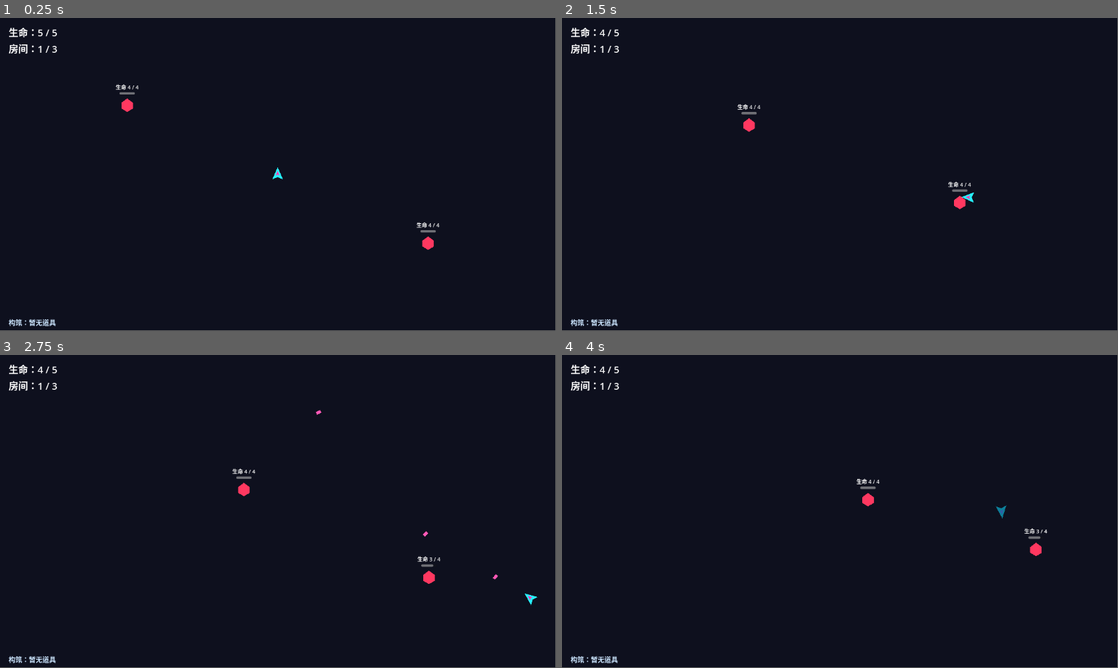
Above: before the commit, frames 1-4 (two rows, left to right).
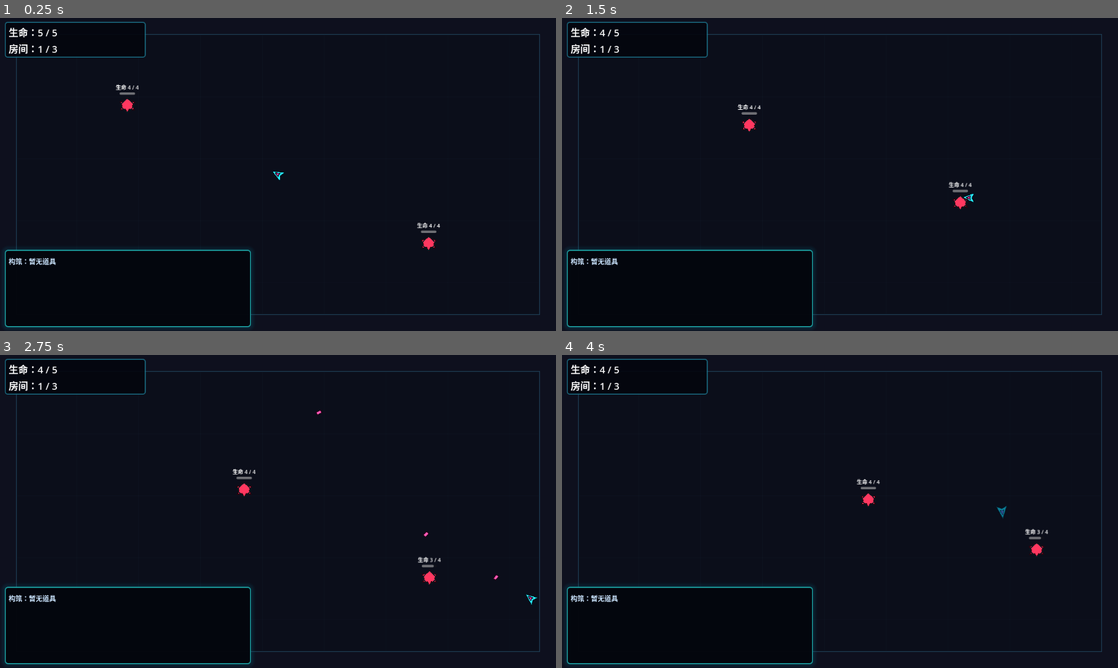
Above: after the commit, the same moments.

Repository: ngucua02-arch/UGDS_PixelRoguelike_game
Game: Godot game, scene res://scenes/main/Main.tscn
Same seed, same stepped clock (60 frames per second), same inputs: the game is played once before the commit and once after it.
Inputs (mouse positions are in pixels of both pictures, inside the frame that each line leads up to):
- Up to frame 1 (0.25 s): no input
- Up to frame 2 (1.5 s): tap Enter at 0.5 s; move the mouse to (962, 158) at 0.52 s; hold D (move_right) 0.53-1.28 s; tap Space (dodge) at 0.6, 1.35 s; move the mouse to (728, 190) at 1.27 s; hold S (move_down) from 1.28 s (still down)
- Up to frame 3 (2.75 s): move the mouse to (333, 442) at 2.02 s; release S (move_down) at 2.03 s; press the mouse at (333, 442) at 2.03 s; hold D (move_right) from 2.03 s (still down); tap Space (dodge) at 2.3 s
- Up to frame 4 (4 s): move the mouse to (812, 574) at 2.77 s; release D (move_right) at 2.78 s; release the mouse at (812, 574) at 2.78 s; hold W (move_up) 2.78-3.53 s; tap Enter at 2.85 s; tap Space (dodge) at 3.05, 3.8 s; move the mouse to (1006, 558) at 3.52 s; hold A (move_left) from 3.53 s (still down); tap Keypad Enter at 3.6 s
In our replay, the window is 799x449 before the commit and 800x450 after it. These sizes can differ from the game's own. Grey fills any space a smaller window leaves; there, only what the larger window draws over its background counts as a difference.

The runs differ from the first frame. In frame 1, 1.7% of the frame differs, in the area x 0-98%, y 1-99%; in frame 2, 1.7%; in frame 3, 1.7%; in frame 4, 1.7%.

Commit message:
style: polish neon roguelike placeholder visuals

Diff:
--- a/project.godot
+++ b/project.godot
@@ -8,6 +8,14 @@
 config/name="Neon Roguelike Prototype"
 config/description="A top-down pixel-art roguelike prototype focused on room combat and item builds."
 run/main_scene="res://scenes/main/Main.tscn"
+
+[display]
+window/size/viewport_width=1152
+window/size/viewport_height=648
+window/size/window_width_override=1152
+window/size/window_height_override=648
+window/stretch/mode="canvas_items"
+window/stretch/scale_mode="integer"
 
 [input]
 
@@ -45,4 +53,4 @@
 renderer/rendering_method="gl_compatibility"
 renderer/rendering_method.mobile="gl_compatibility"
 textures/default_filters/use_nearest_mipmap_filter=false
-textures/canvas_textures/default_texture_filter=0
+textures/canvas_textures/default_texture_filter=1
--- a/scenes/combat/EnemyProjectile.tscn
+++ b/scenes/combat/EnemyProjectile.tscn
@@ -18,3 +18,10 @@
 [node name="Visual" type="Polygon2D" parent="."]
 color = Color(1, 0.68, 0.18, 1)
 polygon = PackedVector2Array(0, -7, 4, -4, 7, 0, 4, 4, 0, 7, -4, 4, -7, 0, -4, -4)
+
+[node name="Outline" type="Line2D" parent="."]
+z_index = 1
+width = 1.5
+default_color = Color(0.14, 0.055, 0.005, 1)
+closed = true
+points = PackedVector2Array(0, -7, 4, -4, 7, 0, 4, 4, 0, 7, -4, 4, -7, 0, -4, -4)
--- a/scenes/combat/Projectile.tscn
+++ b/scenes/combat/Projectile.tscn
@@ -18,3 +18,10 @@
 [node name="Visual" type="Polygon2D" parent="."]
 color = Color(1, 0.35, 0.72, 1)
 polygon = PackedVector2Array(-3, -5, 3, -5, 3, 5, -3, 5)
+
+[node name="Outline" type="Line2D" parent="."]
+z_index = 1
+width = 1.5
+default_color = Color(0.16, 0.015, 0.1, 1)
+closed = true
+points = PackedVector2Array(-3, -5, 3, -5, 3, 5, -3, 5)
--- a/scenes/enemies/Boss.tscn
+++ b/scenes/enemies/Boss.tscn
@@ -17,13 +17,28 @@
 color = Color(0.92, 0.15, 0.68, 1)
 polygon = PackedVector2Array(0, -31, 23, -23, 31, 0, 23, 23, 0, 31, -23, 23, -31, 0, -23, -23)
 
+[node name="BodyOutline" type="Line2D" parent="."]
+z_index = 1
+width = 3.0
+default_color = Color(0.12, 0.01, 0.09, 1)
+closed = true
+points = PackedVector2Array(0, -31, 23, -23, 31, 0, 23, 23, 0, 31, -23, 23, -31, 0, -23, -23)
+
 [node name="Core" type="Polygon2D" parent="."]
 color = Color(1, 0.82, 0.2, 1)
 polygon = PackedVector2Array(0, -13, 10, 0, 0, 13, -10, 0)
 
+[node name="CoreOutline" type="Line2D" parent="."]
+z_index = 2
+width = 2.0
+default_color = Color(0.12, 0.04, 0.005, 1)
+closed = true
+points = PackedVector2Array(0, -13, 10, 0, 0, 13, -10, 0)
+
 [node name="AttackTelegraph" type="Line2D" parent="."]
 visible = false
-z_index = -1
+z_index = 3
+antialiased = false
 width = 5.0
 default_color = Color(1, 0.3, 0.55, 0.9)
 points = PackedVector2Array(0, 0, 280, 0)
--- a/scenes/enemies/Enemy.tscn
+++ b/scenes/enemies/Enemy.tscn
@@ -18,16 +18,31 @@
 
 [node name="MeleeBody" type="Polygon2D" parent="."]
 color = Color(1, 0.22, 0.38, 1)
-polygon = PackedVector2Array(0, -14, 12, -5, 12, 7, 0, 14, -12, 7, -12, -5)
+polygon = PackedVector2Array(0, -16, 8, -9, 15, -7, 11, 1, 14, 9, 4, 8, 0, 16, -4, 8, -14, 9, -11, 1, -15, -7, -8, -9)
+
+[node name="MeleeOutline" type="Line2D" parent="."]
+z_index = 1
+width = 2.0
+default_color = Color(0.16, 0.015, 0.055, 1)
+closed = true
+points = PackedVector2Array(0, -16, 8, -9, 15, -7, 11, 1, 14, 9, 4, 8, 0, 16, -4, 8, -14, 9, -11, 1, -15, -7, -8, -9)
 
 [node name="RangedBody" type="Polygon2D" parent="."]
 visible = false
 color = Color(0.2, 0.96, 1, 1)
 polygon = PackedVector2Array(0, -15, 8, -8, 15, 0, 8, 8, 0, 15, -8, 8, -15, 0, -8, -8)
 
+[node name="RangedOutline" type="Line2D" parent="."]
+z_index = 1
+width = 2.0
+default_color = Color(0.01, 0.09, 0.12, 1)
+closed = true
+points = PackedVector2Array(0, -15, 8, -8, 15, 0, 8, 8, 0, 15, -8, 8, -15, 0, -8, -8)
+
 [node name="AttackTelegraph" type="Line2D" parent="."]
 visible = false
-z_index = -1
+z_index = 3
+antialiased = false
 width = 3.0
 default_color = Color(1, 0.68, 0.18, 0.85)
 points = PackedVector2Array(0, 0, 360, 0)
--- a/scenes/main/Main.tscn
+++ b/scenes/main/Main.tscn
@@ -1,11 +1,46 @@
-[gd_scene load_steps=2 format=3]
+[gd_scene load_steps=5 format=3]
 
 [ext_resource type="Script" path="res://scripts/main/Main.gd" id="1_main"]
+
+[sub_resource type="StyleBoxFlat" id="StyleBoxFlat_status"]
+bg_color = Color(0.012, 0.022, 0.052, 0.9)
+border_color = Color(0.12, 0.52, 0.62, 0.75)
+border_width_left = 2
+border_width_top = 2
+border_width_right = 2
+border_width_bottom = 2
+corner_radius_top_left = 5
+corner_radius_top_right = 5
+corner_radius_bottom_right = 5
+corner_radius_bottom_left = 5
+content_margin_left = 7.0
+content_margin_top = 5.0
+content_margin_right = 7.0
+content_margin_bottom = 5.0
+
+[sub_resource type="StyleBoxFlat" id="StyleBoxFlat_bar_bg"]
+bg_color = Color(0.06, 0.025, 0.07, 0.95)
+border_color = Color(0.4, 0.12, 0.3, 1)
+border_width_left = 1
+border_width_top = 1
+border_width_right = 1
+border_width_bottom = 1
+
+[sub_resource type="StyleBoxFlat" id="StyleBoxFlat_bar_fill"]
+bg_color = Color(0.98, 0.19, 0.52, 1)
 
 [node name="Main" type="Node2D"]
 script = ExtResource("1_main")
 
 [node name="Overlay" type="CanvasLayer" parent="."]
+
+[node name="StatusBacking" type="Panel" parent="Overlay"]
+offset_left = 10.0
+offset_top = 8.0
+offset_right = 302.0
+offset_bottom = 82.0
+mouse_filter = 2
+theme_override_styles/panel = SubResource("StyleBoxFlat_status")
 
 [node name="HealthLabel" type="Label" parent="Overlay"]
 offset_left = 18.0
@@ -50,3 +85,5 @@
 show_percentage = false
 max_value = 40.0
 value = 40.0
+theme_override_styles/background = SubResource("StyleBoxFlat_bar_bg")
+theme_override_styles/fill = SubResource("StyleBoxFlat_bar_fill")
--- a/scenes/player/Player.tscn
+++ b/scenes/player/Player.tscn
@@ -17,6 +17,20 @@
 color = Color(0.15, 0.95, 1, 1)
 polygon = PackedVector2Array(0, -15, 11, 11, 0, 6, -11, 11)
 
+[node name="BodyOutline" type="Line2D" parent="."]
+z_index = 1
+width = 2.0
+default_color = Color(0.015, 0.07, 0.12, 1)
+closed = true
+points = PackedVector2Array(0, -15, 11, 11, 0, 6, -11, 11)
+
 [node name="Core" type="Polygon2D" parent="."]
 color = Color(1, 0.25, 0.7, 1)
 polygon = PackedVector2Array(0, -7, 4, 3, 0, 1, -4, 3)
+
+[node name="CoreOutline" type="Line2D" parent="."]
+z_index = 2
+width = 1.5
+default_color = Color(0.12, 0.015, 0.09, 1)
+closed = true
+points = PackedVector2Array(0, -7, 4, 3, 0, 1, -4, 3)
--- a/scenes/rooms/Room.tscn
+++ b/scenes/rooms/Room.tscn
@@ -16,6 +16,103 @@
 z_index = -10
 color = Color(0.055, 0.065, 0.12, 1)
 polygon = PackedVector2Array(0, 0, 1152, 0, 1152, 648, 0, 648)
+
+[node name="ArenaInset" type="Polygon2D" parent="."]
+z_index = -9
+color = Color(0.045, 0.055, 0.105, 1)
+polygon = PackedVector2Array(34, 34, 1118, 34, 1118, 614, 34, 614)
+
+[node name="ArenaFrame" type="Line2D" parent="."]
+z_index = -8
+width = 2.0
+default_color = Color(0.12, 0.25, 0.34, 0.85)
+closed = true
+antialiased = false
+points = PackedVector2Array(34, 34, 1118, 34, 1118, 614, 34, 614)
+
+[node name="GridV1" type="Line2D" parent="."]
+z_index = -8
+width = 1.0
+default_color = Color(0.2, 0.3, 0.42, 0.08)
+antialiased = false
+points = PackedVector2Array(160, 36, 160, 612)
+
+[node name="GridV2" type="Line2D" parent="."]
+z_index = -8
+width = 1.0
+default_color = Color(0.2, 0.3, 0.42, 0.08)
+antialiased = false
+points = PackedVector2Array(288, 36, 288, 612)
+
+[node name="GridV3" type="Line2D" parent="."]
+z_index = -8
+width = 1.0
+default_color = Color(0.2, 0.3, 0.42, 0.08)
+antialiased = false
+points = PackedVector2Array(416, 36, 416, 612)
+
+[node name="GridV4" type="Line2D" parent="."]
+z_index = -8
+width = 1.0
+default_color = Color(0.2, 0.3, 0.42, 0.08)
+antialiased = false
+points = PackedVector2Array(544, 36, 544, 612)
+
+[node name="GridV5" type="Line2D" parent="."]
+z_index = -8
+width = 1.0
+default_color = Color(0.2, 0.3, 0.42, 0.08)
+antialiased = false
+points = PackedVector2Array(672, 36, 672, 612)
+
+[node name="GridV6" type="Line2D" parent="."]
+z_index = -8
+width = 1.0
+default_color = Color(0.2, 0.3, 0.42, 0.08)
+antialiased = false
+points = PackedVector2Array(800, 36, 800, 612)
+
+[node name="GridV7" type="Line2D" parent="."]
+z_index = -8
+width = 1.0
+default_color = Color(0.2, 0.3, 0.42, 0.08)
+antialiased = false
+points = PackedVector2Array(928, 36, 928, 612)
+
+[node name="GridV8" type="Line2D" parent="."]
+z_index = -8
+width = 1.0
+default_color = Color(0.2, 0.3, 0.42, 0.08)
+antialiased = false
+points = PackedVector2Array(1056, 36, 1056, 612)
+
+[node name="GridH1" type="Line2D" parent="."]
+z_index = -8
+width = 1.0
+default_color = Color(0.2, 0.3, 0.42, 0.08)
+antialiased = false
+points = PackedVector2Array(36, 164, 1116, 164)
+
+[node name="GridH2" type="Line2D" parent="."]
+z_index = -8
+width = 1.0
+default_color = Color(0.2, 0.3, 0.42, 0.08)
+antialiased = false
+points = PackedVector2Array(36, 292, 1116, 292)
+
+[node name="GridH3" type="Line2D" parent="."]
+z_index = -8
+width = 1.0
+default_color = Color(0.2, 0.3, 0.42, 0.08)
+antialiased = false
+points = PackedVector2Array(36, 420, 1116, 420)
+
+[node name="GridH4" type="Line2D" parent="."]
+z_index = -8
+width = 1.0
+default_color = Color(0.2, 0.3, 0.42, 0.08)
+antialiased = false
+points = PackedVector2Array(36, 548, 1116, 548)
 
 [node name="TopWall" type="StaticBody2D" parent="."]
 position = Vector2(576, 16)
--- a/scenes/ui/HUD.tscn
+++ b/scenes/ui/HUD.tscn
@@ -1,9 +1,71 @@
-[gd_scene load_steps=2 format=3]
+[gd_scene load_steps=6 format=3]
 
 [ext_resource type="Script" path="res://scripts/ui/HUD.gd" id="1_hud"]
 
+[sub_resource type="StyleBoxFlat" id="StyleBoxFlat_panel"]
+bg_color = Color(0.012, 0.018, 0.045, 0.96)
+border_color = Color(0.12, 0.68, 0.68, 0.95)
+border_width_left = 2
+border_width_top = 2
+border_width_right = 2
+border_width_bottom = 2
+corner_radius_top_left = 6
+corner_radius_top_right = 6
+corner_radius_bottom_right = 6
+corner_radius_bottom_left = 6
+shadow_color = Color(0.02, 0.45, 0.55, 0.22)
+shadow_size = 10
+
+[sub_resource type="StyleBoxFlat" id="StyleBoxFlat_button"]
+bg_color = Color(0.035, 0.055, 0.105, 1)
+border_color = Color(0.22, 0.42, 0.58, 1)
+border_width_left = 2
+border_width_top = 2
+border_width_right = 2
+border_width_bottom = 2
+corner_radius_top_left = 4
+corner_radius_top_right = 4
+corner_radius_bottom_right = 4
+corner_radius_bottom_left = 4
+content_margin_left = 14.0
+content_margin_top = 12.0
+content_margin_right = 14.0
+content_margin_bottom = 12.0
+
+[sub_resource type="StyleBoxFlat" id="StyleBoxFlat_button_hover"]
+bg_color = Color(0.07, 0.11, 0.17, 1)
+border_color = Color(0.25, 0.95, 0.85, 1)
+border_width_left = 2
+border_width_top = 2
+border_width_right = 2
+border_width_bottom = 2
+corner_radius_top_left = 4
+corner_radius_top_right = 4
+corner_radius_bottom_right = 4
+corner_radius_bottom_left = 4
+
+[sub_resource type="StyleBoxFlat" id="StyleBoxFlat_button_pressed"]
+bg_color = Color(0.12, 0.19, 0.24, 1)
+border_color = Color(1, 0.3, 0.7, 1)
+border_width_left = 2
+border_width_top = 2
+border_width_right = 2
+border_width_bottom = 2
+corner_radius_top_left = 4
+corner_radius_top_right = 4
+corner_radius_bottom_right = 4
+corner_radius_bottom_left = 4
+
 [node name="HUD" type="CanvasLayer"]
 script = ExtResource("1_hud")
+
+[node name="SummaryBacking" type="Panel" parent="."]
+offset_left = 10.0
+offset_top = 480.0
+offset_right = 520.0
+offset_bottom = 640.0
+mouse_filter = 2
+theme_override_styles/panel = SubResource("StyleBoxFlat_panel")
 
 [node name="ItemSummary" type="Label" parent="."]
 anchors_preset = 1
@@ -12,12 +74,12 @@
 offset_left = 18.0
 offset_top = 492.0
 offset_right = 510.0
-offset_bottom = 642.0
+offset_bottom = 632.0
 theme_override_colors/font_color = Color(0.8, 0.9, 1, 1)
 theme_override_font_sizes/font_size = 14
 text = "构筑：暂无道具"
 autowrap_mode = 2
-vertical_alignment = 2
+vertical_alignment = 0
 
 [node name="RewardPanel" type="PanelContainer" parent="."]
 visible = false
@@ -32,6 +94,7 @@
 offset_bottom = 190.0
 grow_horizontal = 2
 grow_vertical = 2
+theme_override_styles/panel = SubResource("StyleBoxFlat_panel")
 
 [node name="Margin" type="MarginContainer" parent="RewardPanel"]
 layout_mode = 2
@@ -63,6 +126,9 @@
 theme_override_font_sizes/font_size = 18
 text = "奖励 1"
 autowrap_mode = 2
+theme_override_styles/normal = SubResource("StyleBoxFlat_button")
+theme_override_styles/hover = SubResource("StyleBoxFlat_button_hover")
+theme_override_styles/pressed = SubResource("StyleBoxFlat_button_pressed")
 
 [node name="Choice1" type="Button" parent="RewardPanel/Margin/VBox/Choices"]
 custom_minimum_size = Vector2(260, 220)
@@ -71,6 +137,9 @@
 theme_override_font_sizes/font_size = 18
 text = "奖励 2"
 autowrap_mode = 2
+theme_override_styles/normal = SubResource("StyleBoxFlat_button")
+theme_override_styles/hover = SubResource("StyleBoxFlat_button_hover")
+theme_override_styles/pressed = SubResource("StyleBoxFlat_button_pressed")
 
 [node name="Choice2" type="Button" parent="RewardPanel/Margin/VBox/Choices"]
 custom_minimum_size = Vector2(260, 220)
@@ -79,6 +148,9 @@
 theme_override_font_sizes/font_size = 18
 text = "奖励 3"
 autowrap_mode = 2
+theme_override_styles/normal = SubResource("StyleBoxFlat_button")
+theme_override_styles/hover = SubResource("StyleBoxFlat_button_hover")
+theme_override_styles/pressed = SubResource("StyleBoxFlat_button_pressed")
 
 [node name="ResultPanel" type="PanelContainer" parent="."]
 visible = false
@@ -93,6 +165,7 @@
 offset_bottom = 110.0
 grow_horizontal = 2
 grow_vertical = 2
+theme_override_styles/panel = SubResource("StyleBoxFlat_panel")
 
 [node name="Margin" type="MarginContainer" parent="ResultPanel"]
 layout_mode = 2
@@ -116,3 +189,6 @@
 layout_mode = 2
 theme_override_font_sizes/font_size = 20
 text = "重新开始（Enter）"
+theme_override_styles/normal = SubResource("StyleBoxFlat_button")
+theme_override_styles/hover = SubResource("StyleBoxFlat_button_hover")
+theme_override_styles/pressed = SubResource("StyleBoxFlat_button_pressed")
--- a/scripts/player/Player.gd
+++ b/scripts/player/Player.gd
@@ -20,6 +20,7 @@
 var fire_cooldown: float = 0.0
 var dodge_time_left: float = 0.0
 var dodge_cooldown_left: float = 0.0
+var hit_flash_left: float = 0.0
 var dodge_direction: Vector2 = Vector2.ZERO
 var is_dead: bool = false
 var damage_enabled: bool = true
@@ -43,6 +44,10 @@
 	if dodge_time_left > 0.0:
 		dodge_time_left = maxf(0.0, dodge_time_left - delta)
 		if dodge_time_left == 0.0:
+			modulate = Color.WHITE
+	if hit_flash_left > 0.0:
+		hit_flash_left = maxf(0.0, hit_flash_left - delta)
+		if hit_flash_left == 0.0:
 			modulate = Color.WHITE
 
 	var movement := Input.get_vector("move_left", "move_right", "move_up", "move_down")
@@ -78,6 +83,8 @@
 		return
 
 	health = maxi(0, health - maxi(1, roundi(amount)))
+	modulate = Color.WHITE
+	hit_flash_left = 0.12
 	health_changed.emit(health, max_health)
 	if health == 0:
 		is_dead = true
